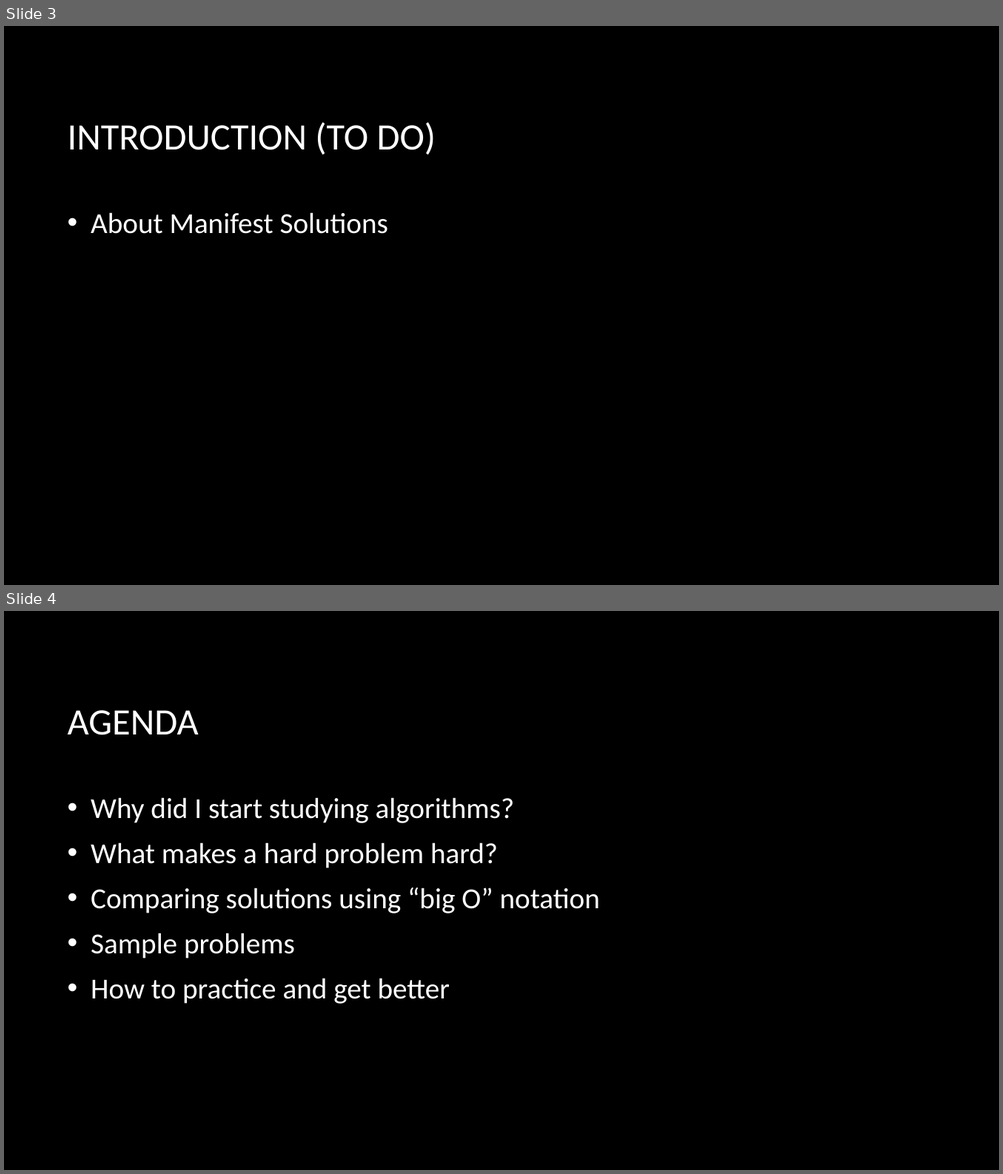
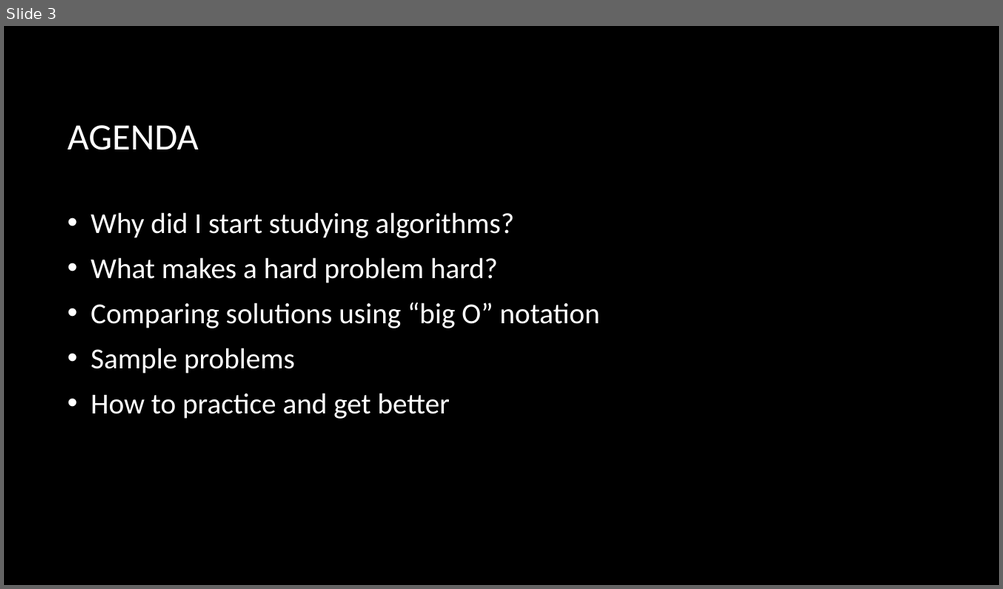
Before and after one commit to mattnorby/Using-Algorithms-to-Solve-Hard-Problems, a slide deck: Using Algorithms to Solve Hard Problems 2022-01-13.pptx. Shown one above the other, each under a label of ours: slides 3 and 4 before the commit, slide 3 after it. The pictures are 1003x1174 and 1003x589 pixels, drawn with LibreOffice and Linux fonts; fonts in the diff are those of the drawing; background and template pictures are left out. Boxes give left, top, right and bottom in pixels: in the first picture for what was removed or moved away, otherwise in the second. Text is boxed around its words. In the diff, an @@ line names an element or a change of style, - is before the commit and + after.

```diff
--- a/Using Algorithms to Solve Hard Problems 2022-01-13.pptx
+++ b/Using Algorithms to Solve Hard Problems 2022-01-13.pptx
@@ slide 3 removed at (x1=4, y1=26, x2=999, y2=585), background picture (left out) @@
@@ title removed at (x1=68, y1=122, x2=436, y2=155) @@
-INTRODUCTION (TO DO)
@@ text removed at (x1=91, y1=212, x2=388, y2=234) @@
-• About Manifest Solutions
@@ what was slide 4 is now slide 3 @@
```
Also in this commit, not shown: 1 slide changed.
